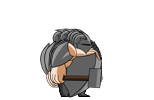
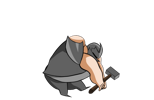
The second (154, 100) image is a revision of the first. Changes to its layers:
added layer "Hit.png" above "newIdle0" over [left=42, top=35, right=120, bottom=98]
hid "newIdle0", painted on it over [left=50, top=28, right=103, bottom=98]
hid "newIdle1", painted on it over [left=48, top=28, right=103, bottom=98]
hid "newIdle2", painted on it over [left=44, top=28, right=101, bottom=98]
hid "newIdle3", painted on it over [left=40, top=28, right=98, bottom=98]
hid "newIdle4", moved it above "newIdle5", painted on it over [left=49, top=30, right=102, bottom=98]
hid "newIdle5", moved it above "Punch1", painted on it over [left=49, top=31, right=103, bottom=98]
